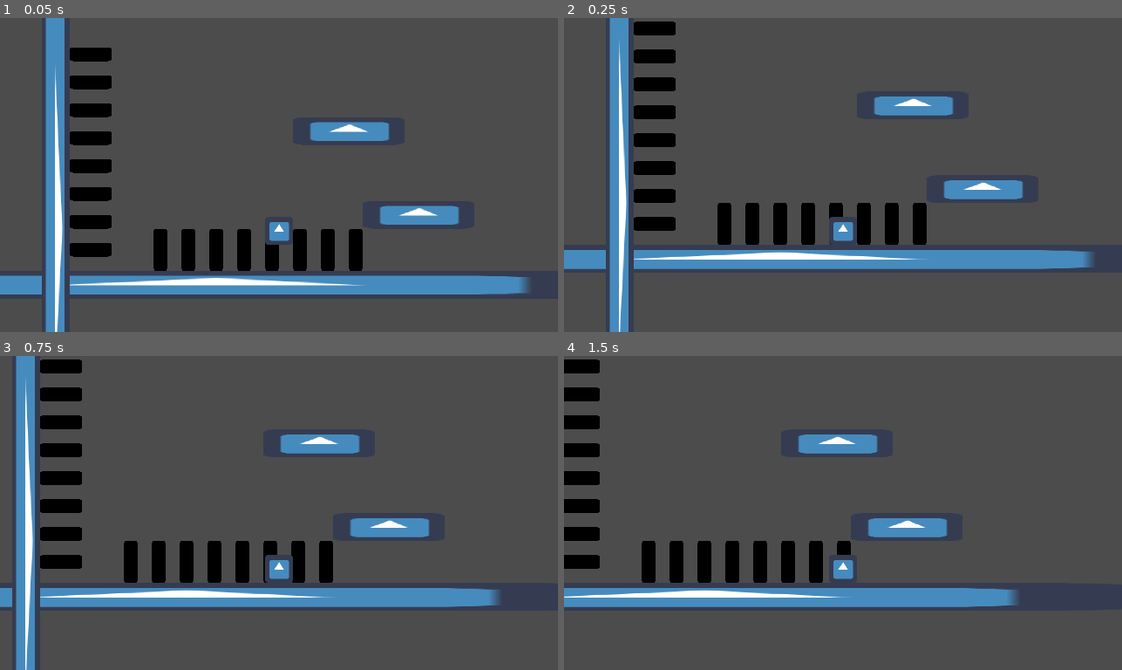
Above: before the commit, frames 1-4 (two rows, left to right).
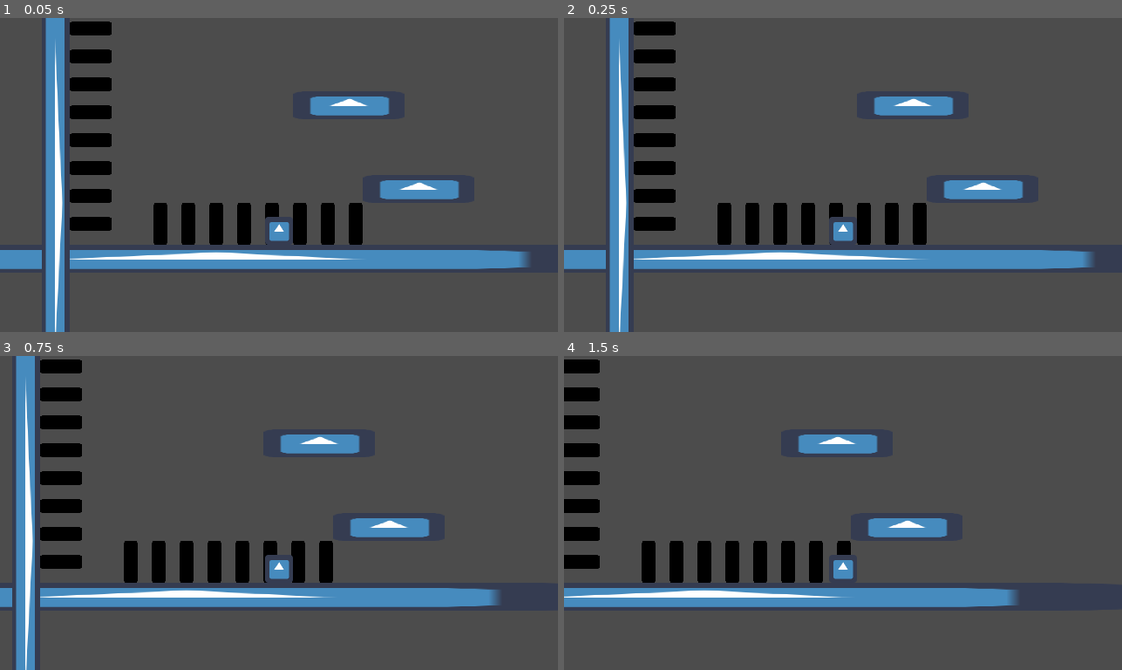
Above: after the commit, the same moments.

Repository: SleepingPhoenix1/Experimenting-with-movement
Game: Godot game, scene res://scenes/test_level.tscn
Two runs of this game, one before a commit and one after it. Both use one fixed random seed, a clock stepped at 60 frames per second and the inputs below. The engine's default icon, where the game draws it, is replaced by a stand-in: a white triangle on a blue panel in a dark square.
Inputs:
- Up to frame 1 (0.05 s): no input
- Up to frame 2 (0.25 s): no input
- Up to frame 3 (0.75 s): tap Enter at 0.5 s; hold Right (ui_right) from 0.53 s (still down); hold Ctrl (climb) from 0.53 s (still down)
- Up to frame 4 (1.5 s): keep holding Right (ui_right); tap Space (ui_jump) at 0.77, 0.8, 1.07, 1.35 s; release Ctrl (climb) at 1.28 s

The runs differ from the first frame. In frame 1, 18% of the frame differs, in the area x 0-95%, y 1-100%; in frame 2, nothing differs; in frame 3, nothing differs; in frame 4, nothing differs.

Commit message:
jump buffering

Diff:
--- a/scenes/player.tscn
+++ b/scenes/player.tscn
@@ -61,4 +61,9 @@
 wait_time = 0.1
 one_shot = true
 
+[node name="jumpBuffer" type="RayCast2D" parent="."]
+position = Vector2( 0, 0.132584 )
+enabled = true
+cast_to = Vector2( 0, 7 )
+
 [connection signal="timeout" from="wall_jump_timer" to="." method="_on_wall_jump_timer_timeout"]
--- a/scenes/test_level.tscn
+++ b/scenes/test_level.tscn
@@ -83,7 +83,7 @@
 shape = SubResource( 1 )
 
 [node name="KinematicBody2D" parent="." instance=ExtResource( 2 )]
-position = Vector2( -24, 192 )
+position = Vector2( -24, 208 )
 slower_fall_mult = 2
 
 [node name="Camera2D" type="Camera2D" parent="KinematicBody2D"]
--- a/scripts/player.gd
+++ b/scripts/player.gd
@@ -24,6 +24,7 @@
 export var jump_time_to_peak : float
 export var jump_time_to_descent : float
 export var lowfallMultiplier = 1
+var jump_buffer = false
 
 onready var jump_velocity : float = ((2.0 * jump_height) / jump_time_to_peak) * -1.0
 onready var jump_gravity : float = ((-2.0 * jump_height) / (jump_time_to_peak * jump_time_to_peak)) * -1.0
@@ -83,11 +84,13 @@
 func _physics_process(delta):
 	movement()
 	_update_wall_directions()
-	print(can_move)
-
-
-
-	if Input.is_action_just_pressed("ui_jump"):
+	#print(can_move)
+
+	#jump buffering
+	if $jumpBuffer.is_colliding() and Input.is_action_just_pressed("ui_jump") and velocity.y > 0:
+		jump_buffer = true
+
+	if Input.is_action_just_pressed("ui_jump") or (is_on_floor() and jump_buffer):
 		has_pressed_jump = true
 		if is_on_floor() or !$"Coyote timer".is_stopped():
 			jump()
@@ -126,33 +129,8 @@
 	if !is_on_floor() and was_on_floor and !has_jumped and velocity.y > 0:
 		$"Coyote timer".start()
 
-	#max falling speed
-	if velocity.y > maxfallspeed:
-		velocity.y = maxfallspeed
-
-	#stops y velocity if you hit ceiling
-	if is_on_ceiling():
-		velocity.y = 0
-
-	#removes y velocity when on ground
-	if is_on_floor() and !has_jumped:
-		velocity.y = 1
-		stamina = max_stamina
-
-	#removes x velocity if colliding with a wall
-	if is_on_wall():
-		velocity.x = 0
-
-	#fall detector
-	if velocity.y > 0:
-		can_wall_climb = true
-
-
-	#stamina sliding
-	if stamina <= 0 and wall_direction != 0 and !has_wall_jumped:
-		velocity.y = max_wall_slide_speed+30
-
-
+
+	workarounds()
 
 	#wall jumping and sliding
 	if !is_on_floor() and wall_direction != 0:
@@ -212,7 +190,7 @@
 
 func jump(): #jumping
 	velocity.y = jump_velocity
-
+	jump_buffer = false
 
 func wall_jump(climbing): #wall jumping
 	velocity.y = jump_velocity+30
@@ -253,10 +231,32 @@
 
 
 
-
-
-
-
 func _on_wall_jump_timer_timeout():
 	can_move = true
-	print("A")
+
+func workarounds():
+		#max falling speed
+	if velocity.y > maxfallspeed:
+		velocity.y = maxfallspeed
+
+	#stops y velocity if you hit ceiling
+	if is_on_ceiling():
+		velocity.y = 0
+
+	#removes y velocity when on ground
+	if is_on_floor() and !has_jumped:
+		velocity.y = 1
+		stamina = max_stamina
+
+	#removes x velocity if colliding with a wall
+	if is_on_wall():
+		velocity.x = 0
+
+	#fall detector
+	if velocity.y > 0:
+		can_wall_climb = true
+
+
+	#stamina sliding
+	if stamina <= 0 and wall_direction != 0 and !has_wall_jumped:
+		velocity.y = max_wall_slide_speed+30
